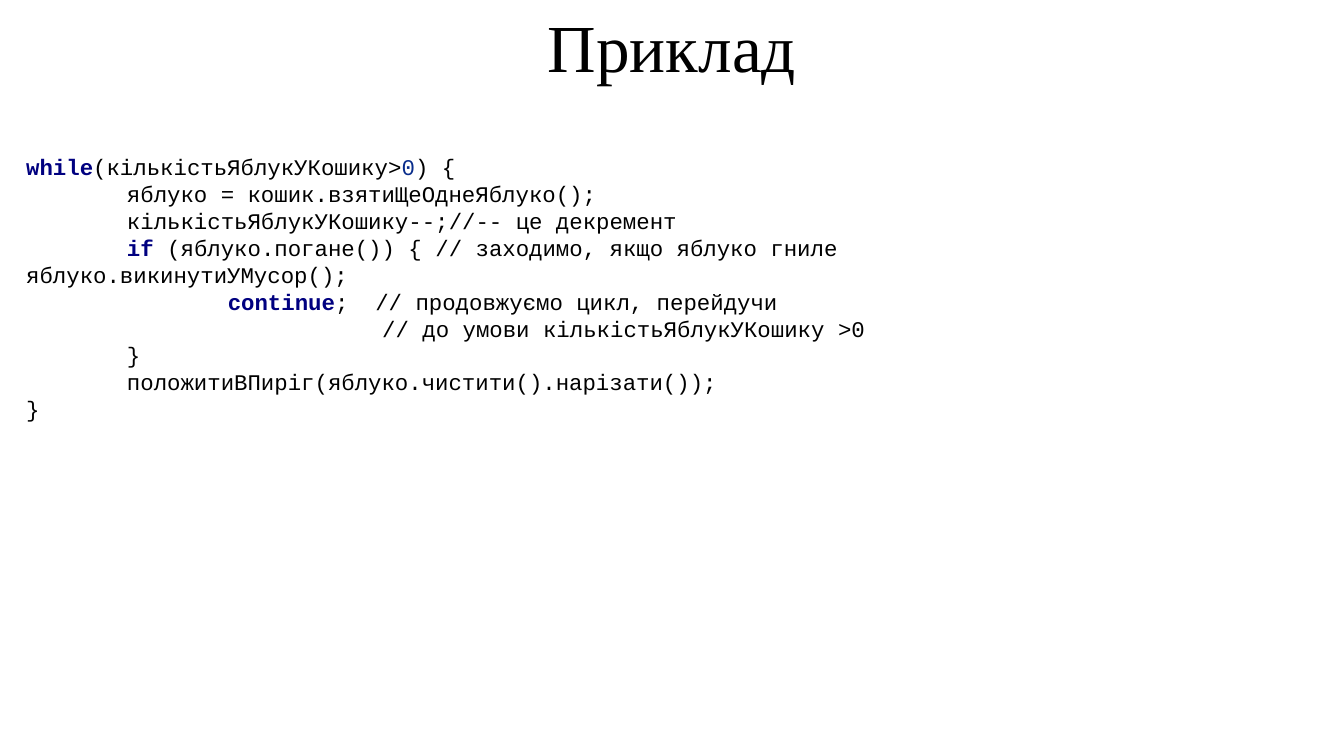
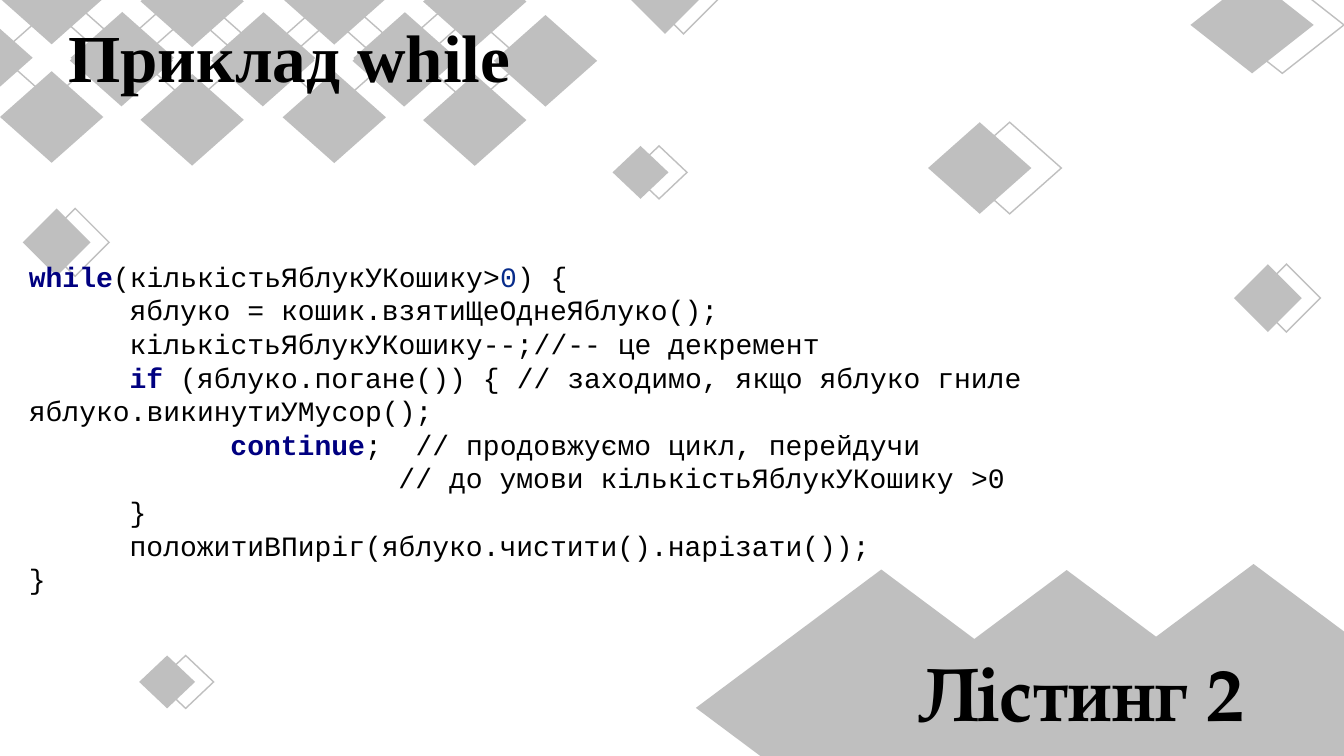
Before and after one commit to arg3ntuum/JavaCourse, a slide deck: slide 7 of Java Урок 4 for while.pptx. Drawn at 1344x756 pixels with LibreOffice and Linux fonts; fonts in the diff are those of the drawing. Boxes give left, top, right and bottom in pixels: in the first picture for what was removed or moved away, otherwise in the second. Text is boxed around its words. In the diff, an @@ line names an element or a change of style, - is before the commit and + after.

```diff
--- a/Java Урок 4 for while.pptx
+++ b/Java Урок 4 for while.pptx
@@ text at bbox=[68, 30, 510, 95]: text changed; bold on @@
-Приклад
+Приклад while
@@ text "while(кількістьЯблукУКошику>0) {": place and size @@
-text "while(кількістьЯблукУКошику>0) {" at bbox=[26, 159, 865, 395]
+text "while(кількістьЯблукУКошику>0) {" at bbox=[29, 267, 1021, 562]
@@ text "while(кількістьЯблукУКошику>0) {" at bbox=[29, 267, 1021, 562]: size 16 to 20 pt @@
@@ diamond added at bbox=[1069, 565, 1344, 756], fill #BFBFBF @@
@@ diamond added at bbox=[696, 570, 1067, 756], fill #BFBFBF @@
@@ diamond added at bbox=[881, 571, 1252, 756], fill #BFBFBF @@
@@ group added at bbox=[0, 0, 1344, 708]: 37 diamonds @@
@@ text added at bbox=[919, 667, 1245, 723], 54 pt, text #000000, bold @@
+Лістинг 2
```
Also in this commit, not shown: 16 other slides changed, 1 slide removed.
